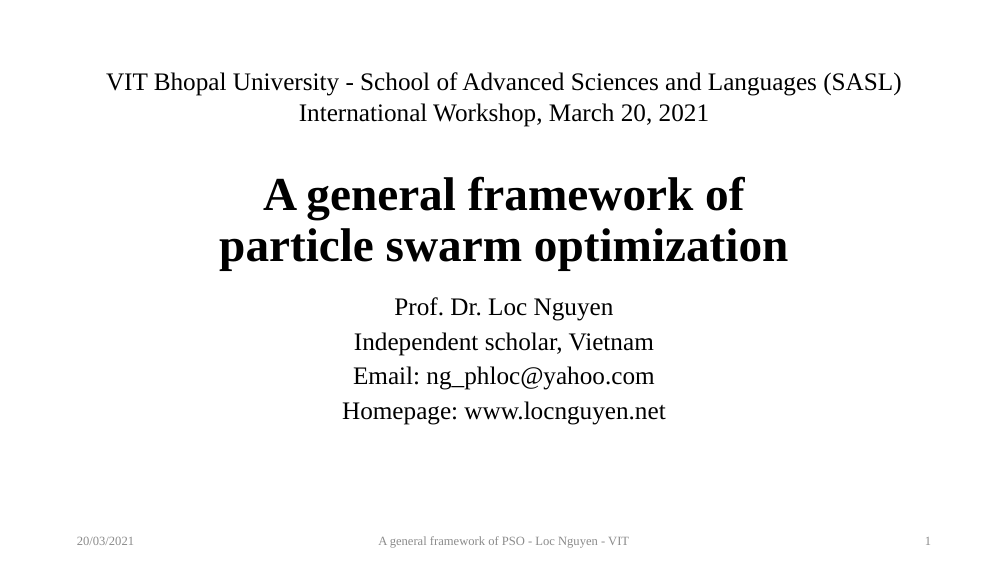
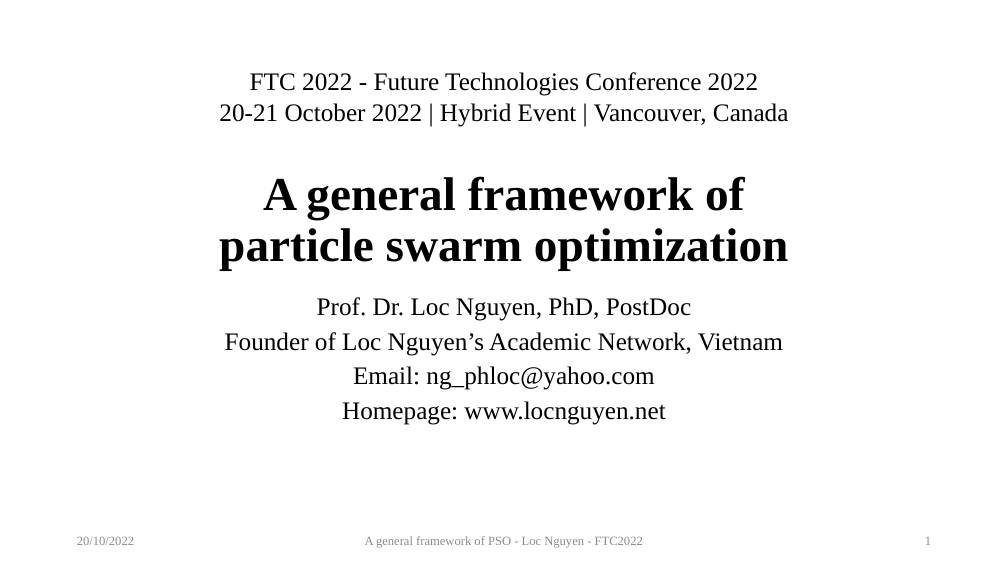
Before and after one commit to ngphloc/ai, a slide deck: slide 1 of 2_design/pso/GeneralPSO.pptx. Drawn at 1008x567 pixels with LibreOffice and Linux fonts; fonts in the diff are those of the drawing. Boxes give left, top, right and bottom in pixels: in the first picture for what was removed or moved away, otherwise in the second. Text is boxed around its words. In the diff, an @@ line names an element or a change of style, - is before the commit and + after.

```diff
--- a/2_design/pso/GeneralPSO.pptx
+++ b/2_design/pso/GeneralPSO.pptx
@@ text at [219, 72, 789, 127]: text changed @@
-VIT Bhopal University - School of Advanced Sciences and Languages (SASL)
-International Workshop, March 20, 2021
+FTC 2022 - Future Technologies Conference 2022
+20-21 October 2022 | Hybrid Event | Vancouver, Canada
@@ subtitle at [225, 297, 783, 356]: text changed @@
-Prof. Dr. Loc Nguyen
-Independent scholar, Vietnam
+Prof. Dr. Loc Nguyen, PhD, PostDoc
+Founder of Loc Nguyen’s Academic Network, Vietnam
@@ text at [77, 537, 134, 545]: text changed @@
-20/03/2021
+20/10/2022
@@ text at [365, 536, 643, 548]: text changed @@
-A general framework of PSO - Loc Nguyen - VIT
+A general framework of PSO - Loc Nguyen - FTC2022
```
Also in this commit, not shown: 21 other slides changed, 1 slide added, 17 other files.
